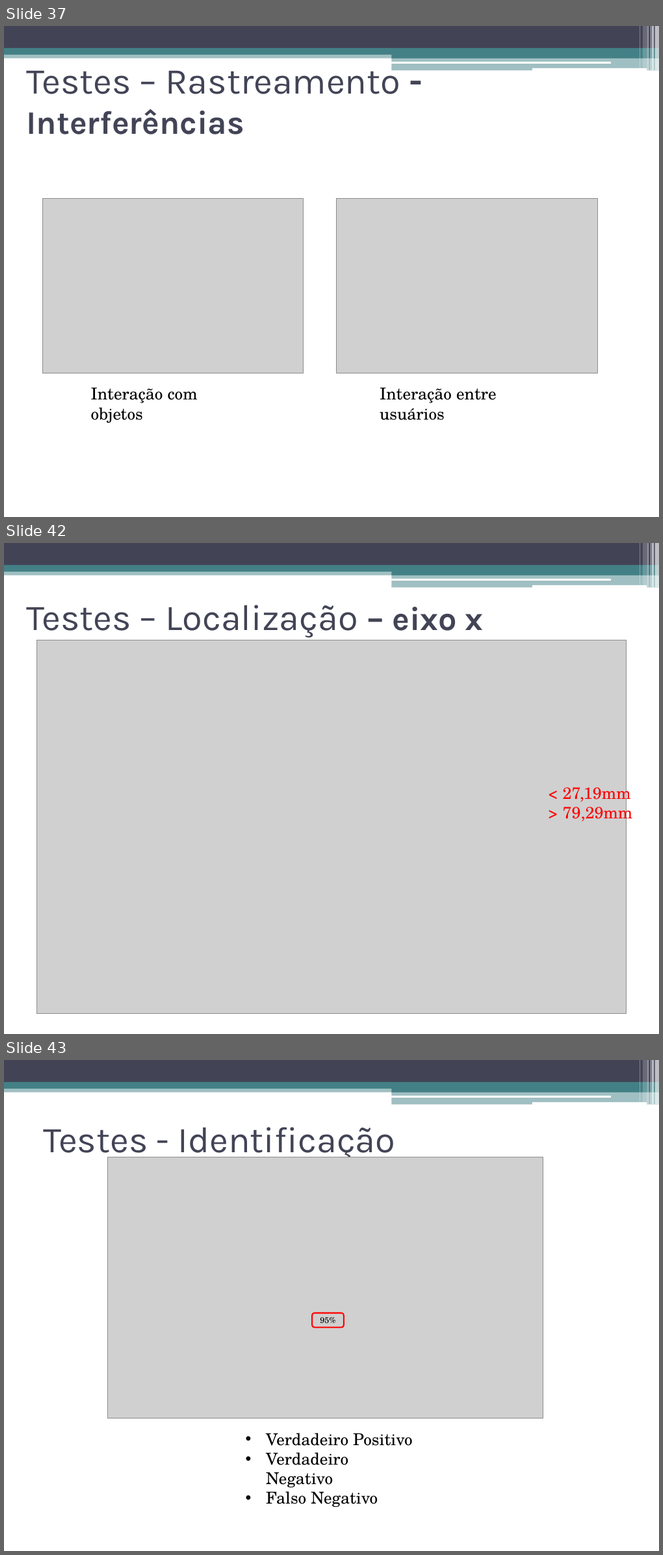
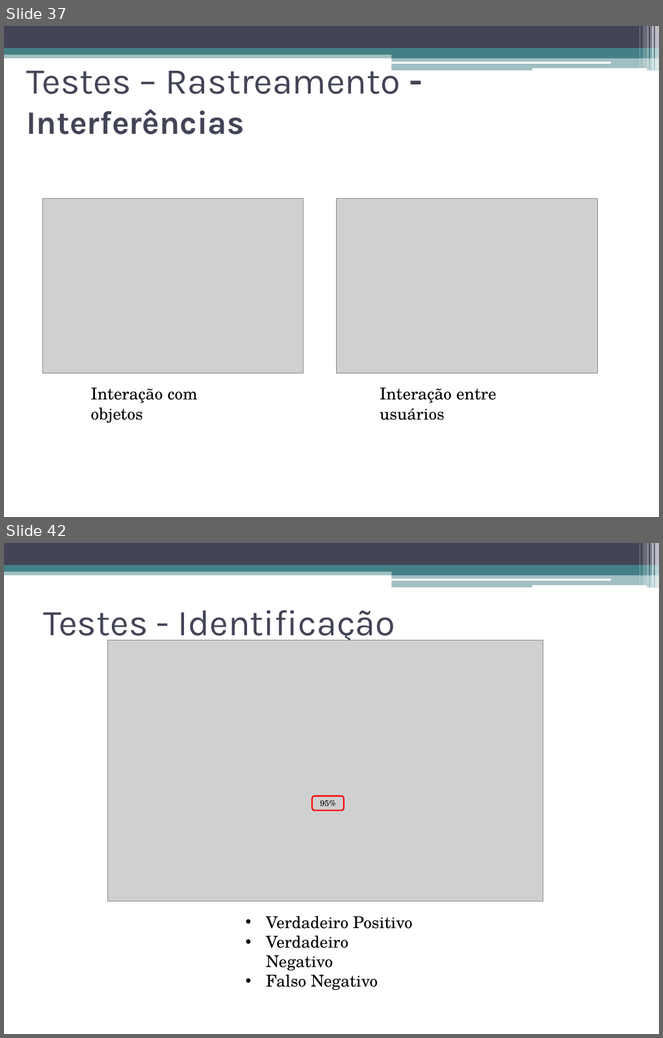
Before and after one commit to talesporto/Artigo-TRUE-SBCUP, a slide deck: apresentacao/ApresentacaoSBCUP.pptx. Shown one above the other, each under a label of ours: slides 37, 42 and 43 before the commit, slides 37 and 42 after it; the slides between them are not shown. The pictures are 663x1555 and 663x1038 pixels, drawn with LibreOffice and Linux fonts; fonts in the diff are those of the drawing; grey boxes stand for pictures. Boxes give left, top, right and bottom in pixels: in the first picture for what was removed or moved away, otherwise in the second. Text is boxed around its words. In the diff, an @@ line names an element or a change of style, - is before the commit and + after.

```diff
--- a/apresentacao/ApresentacaoSBCUP.pptx
+++ b/apresentacao/ApresentacaoSBCUP.pptx
@@ slide 42 removed at <box>4,543,659,1034</box>, background #FFFFFF; not listed: 13 template elements that a slide beside it also shows @@
@@ text removed at <box>27,605,484,638</box> @@
-Testes – Localização – eixo x
@@ picture removed at <box>36,640,627,1014</box> @@
@@ text removed at <box>563,783,633,824</box> @@
-< 27,19mm
-> 79,29mm
@@ what was slide 43 is now slide 42 @@
```
Also in this commit, not shown: 4 slides changed, 2 slides added, 3 other slides removed, 2 other files.
